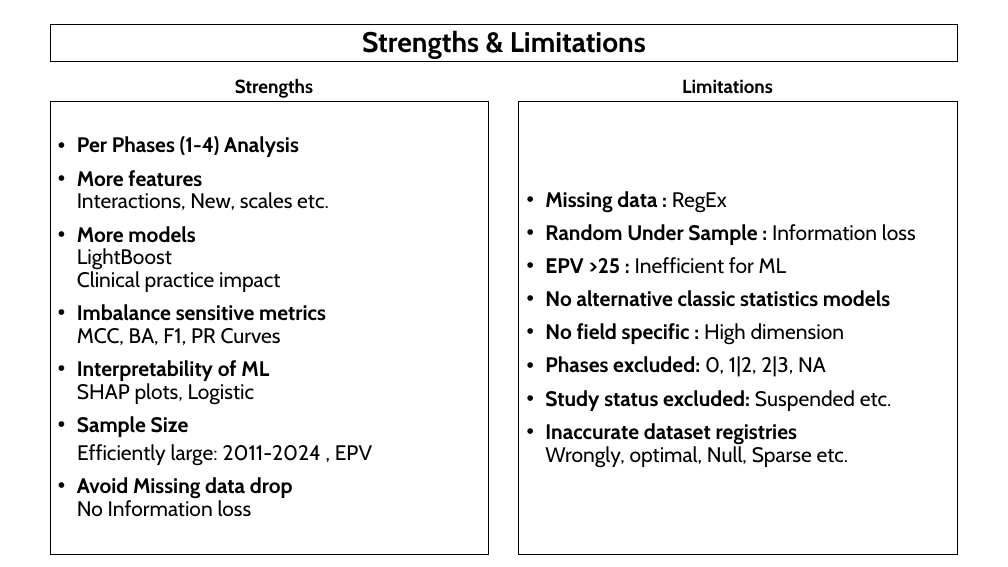
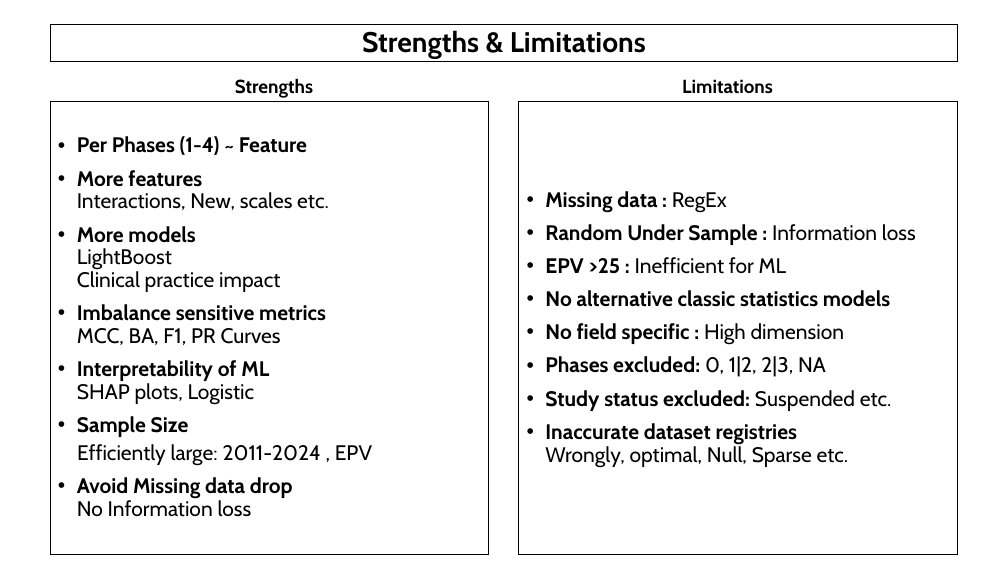
Before and after one commit to AndreouEugenia/Thesis, a slide deck: slide 29 of Thesis_Presentation.pptx. Drawn at 1008x567 pixels with LibreOffice and Linux fonts; fonts in the diff are those of the drawing; background and template pictures are left out. Boxes give left, top, right and bottom in pixels: in the first picture for what was removed or moved away, otherwise in the second. Text is boxed around its words. In the diff, an @@ line names an element or a change of style, - is before the commit and + after.

```diff
--- a/Thesis_Presentation.pptx
+++ b/Thesis_Presentation.pptx
@@ text at (x1=77, y1=136, x2=307, y2=155): text changed @@
-• Per Phases (1-4) Analysis
+• Per Phases (1-4) ~ Feature
```
Also in this commit, not shown: 1 other file.
